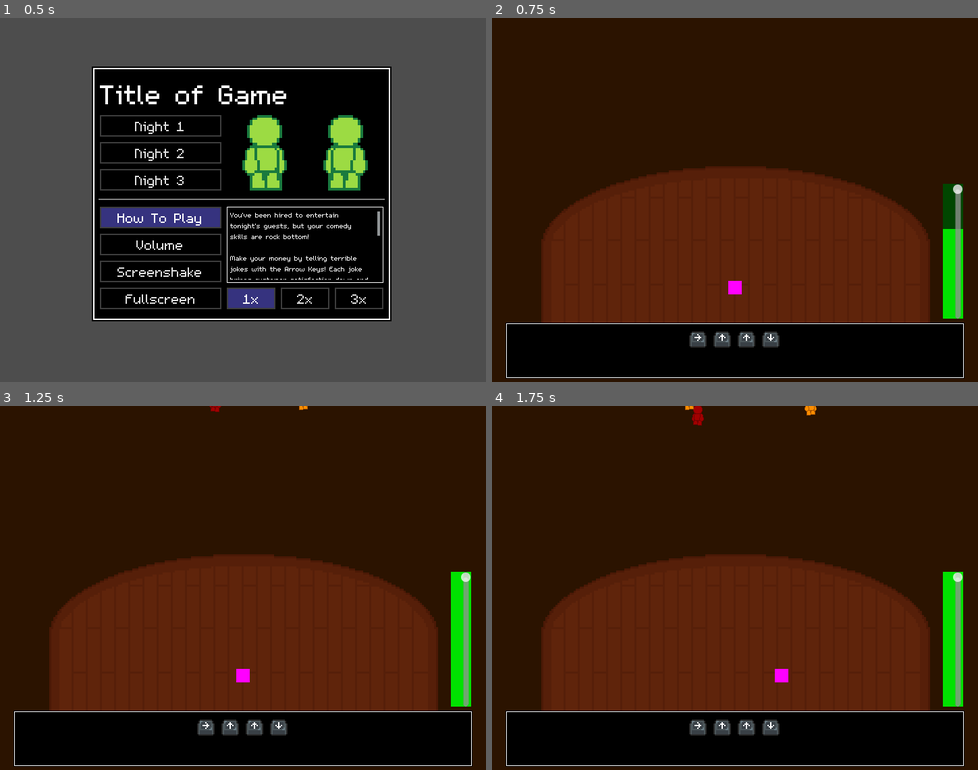
Above: before the commit, frames 1-4 (two rows, left to right).
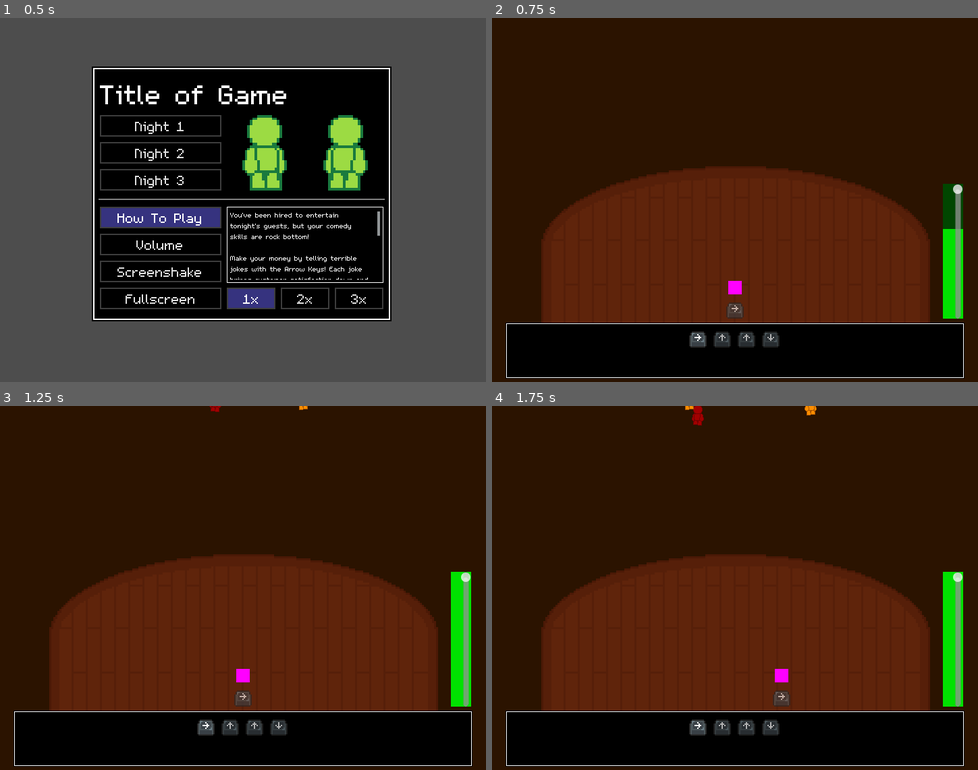
Above: after the commit, the same moments.

Repository: InRe-Dan/MiniJameGam34
Game: Godot game, scene res://menus/main_menu.tscn
Same seed, same stepped clock (60 frames per second), same inputs: the game is played once before the commit and once after it.
Inputs:
- Up to frame 1 (0.5 s): no input
- Up to frame 2 (0.75 s): click "Night 1" at 0.5 s
- Up to frame 3 (1.25 s): no input
- Up to frame 4 (1.75 s): tap Enter at 1.25 s; hold D (move_right) from 1.28 s (still down)

Frame 1 is identical in both runs. In frame 2, 0.3% of the frame differs, in the area x 45-59%, y 78-91%; in frame 3, 0.3%; in frame 4, 0.3%.

Commit message:
Better key previews

Diff:
--- a/Hazard/hazard.gd
+++ b/Hazard/hazard.gd
@@ -56,7 +56,6 @@
 		create_status.emit(effect)
 	if not lingering: queue_free()
 
-
 ## Lifetime ended (bruh)
 func _on_lifetime_timeout() -> void:
 	queue_free()
--- a/Jokes/joke_system.gd
+++ b/Jokes/joke_system.gd
@@ -2,6 +2,7 @@
 
 var jokes : Array[JokeResource]
 var joke : JokeResource
+var prompt : KeypressPrompt
 @export var keypress_prompt_container : CenterContainer
 @export var dialogue_container : DialogueContainer
 
@@ -20,6 +21,8 @@
 	elif event.is_action_pressed("qte_up"):
 		joke.give_input(JokeResource.Direction.UP)
 
+func get_key_texture() -> Texture2D:
+	return prompt.get_key_texture()
 
 func _ready() -> void:
 	var dir : DirAccess = DirAccess.open("res://Jokes/JokeList/")
@@ -41,7 +44,8 @@
 		joke = jokes.pick_random().duplicate()
 		for child in keypress_prompt_container.get_children():
 			keypress_prompt_container.remove_child(child)
-		keypress_prompt_container.add_child(joke.make_prompt())
+		prompt = joke.make_prompt()
+		keypress_prompt_container.add_child(prompt)
 		joke.success.connect(make_player_say_punchline)
 		joke.success.connect(func (x): joke_success.emit())
 		joke.fail.connect(func (x): joke_failed.emit())
--- a/Jokes/keypress_prompt.gd
+++ b/Jokes/keypress_prompt.gd
@@ -28,7 +28,7 @@
 		joke_container.remove_child(child)
 	for keypress : JokeResource.Keypress in joke.sequence:
 		add(keypress)
-	#joke_container.get_children().front().modulate = Color.WHITE
+	joke_container.get_children().front().modulate = Color.WHITE
 	current_index = 0
 
 func progress(joke : JokeResource) -> void:
@@ -50,6 +50,11 @@
 func fail(joke : JokeResource) -> void:
 	pass
 
+func get_key_texture() -> Texture2D:
+	if current_index < joke_container.get_child_count():
+		return joke_container.get_children()[current_index].texture
+	else: return null
+
 func add(keypress : JokeResource.Keypress) -> void:
 	var new : TextureRect = template.duplicate()
 	#new.modulate = Color.TRANSPARENT
@@ -61,4 +66,5 @@
 		new.texture = up
 	if keypress.dir == JokeResource.Direction.DOWN:
 		new.texture = down
+	new.modulate = 0.3 * Color.TRANSPARENT + 0.7 * Color.WHITE
 	joke_container.add_child(new)
--- a/Player/player.gd
+++ b/Player/player.gd
@@ -12,7 +12,10 @@
 @onready var stun_timer: Timer = $StunTimer
 @onready var speech : Speech = $Speech
 
-## Called every frame. 'delta' is the elapsed time since the previous frame.
+
+func _process(delta : float) -> void:
+	$Key.texture = get_tree().get_first_node_in_group("joke_system").get_key_texture()
+
 func _physics_process(delta: float) -> void:
 	velocity = velocity.lerp(get_input_vector() * movement_speed * speed_mod, delta * acceleration * pow(speed_mod, 2.0))
 
--- a/Player/player.tscn
+++ b/Player/player.tscn
@@ -1,12 +1,17 @@
-[gd_scene load_steps=5 format=3 uid="uid://c757dhd4hepca"]
+[gd_scene load_steps=7 format=3 uid="uid://c757dhd4hepca"]
 
 [ext_resource type="Script" path="res://Player/player.gd" id="1_pobeb"]
 [ext_resource type="PackedScene" uid="uid://diblmhw3qf4io" path="res://Hazard/spectators/speech.tscn" id="2_ewcjg"]
+[ext_resource type="Texture2D" uid="uid://b0m87yexag708" path="res://Assets/keyboard_buttons.png" id="3_csl8f"]
 
 [sub_resource type="PlaceholderTexture2D" id="PlaceholderTexture2D_05lvi"]
 size = Vector2(20, 20)
 
 [sub_resource type="CircleShape2D" id="CircleShape2D_kxrer"]
+
+[sub_resource type="AtlasTexture" id="AtlasTexture_4fcb2"]
+atlas = ExtResource("3_csl8f")
+region = Rect2(0, 0, 16, 16)
 
 [node name="Player" type="CharacterBody2D" groups=["player"]]
 motion_mode = 1
@@ -25,4 +30,10 @@
 [node name="Speech" parent="." instance=ExtResource("2_ewcjg")]
 position = Vector2(12, -10)
 
+[node name="Key" type="Sprite2D" parent="."]
+modulate = Color(1, 1, 1, 0.619608)
+position = Vector2(1, 34)
+scale = Vector2(2, 2)
+texture = SubResource("AtlasTexture_4fcb2")
+
 [connection signal="timeout" from="StunTimer" to="." method="_on_stun_end"]
